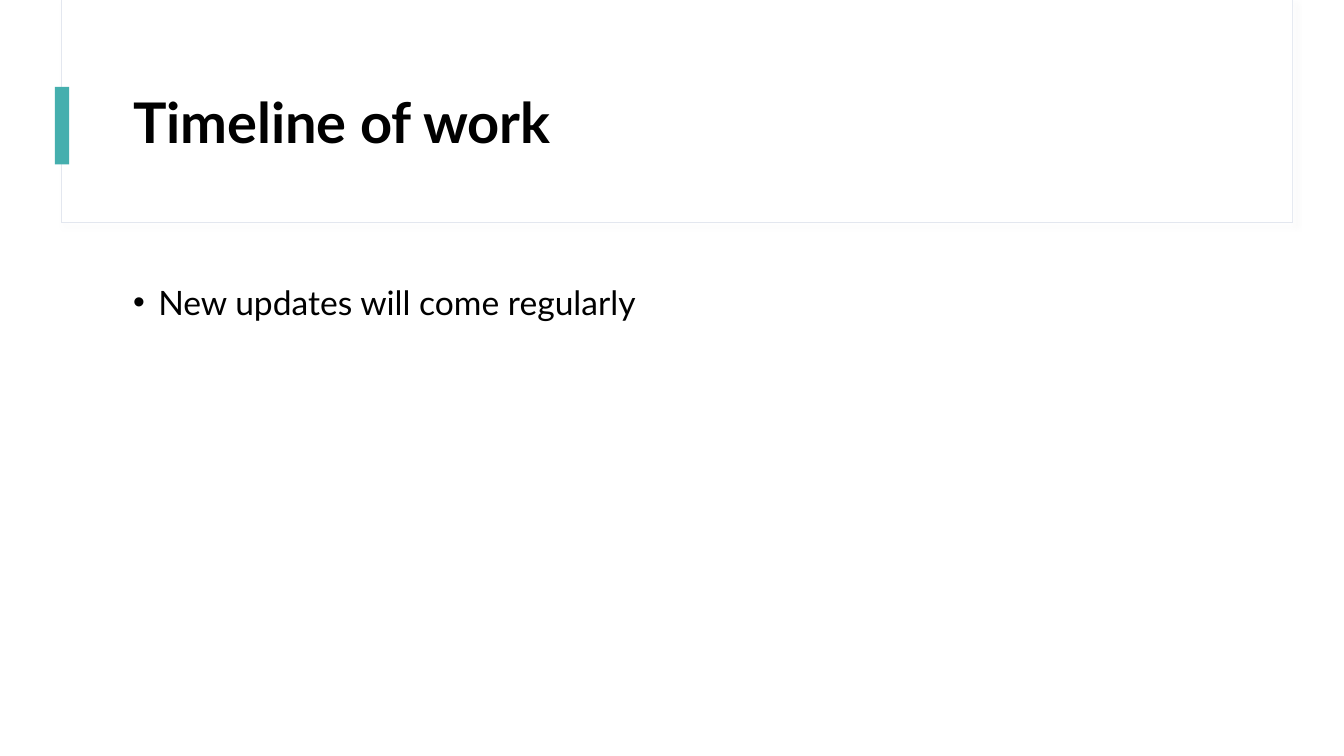
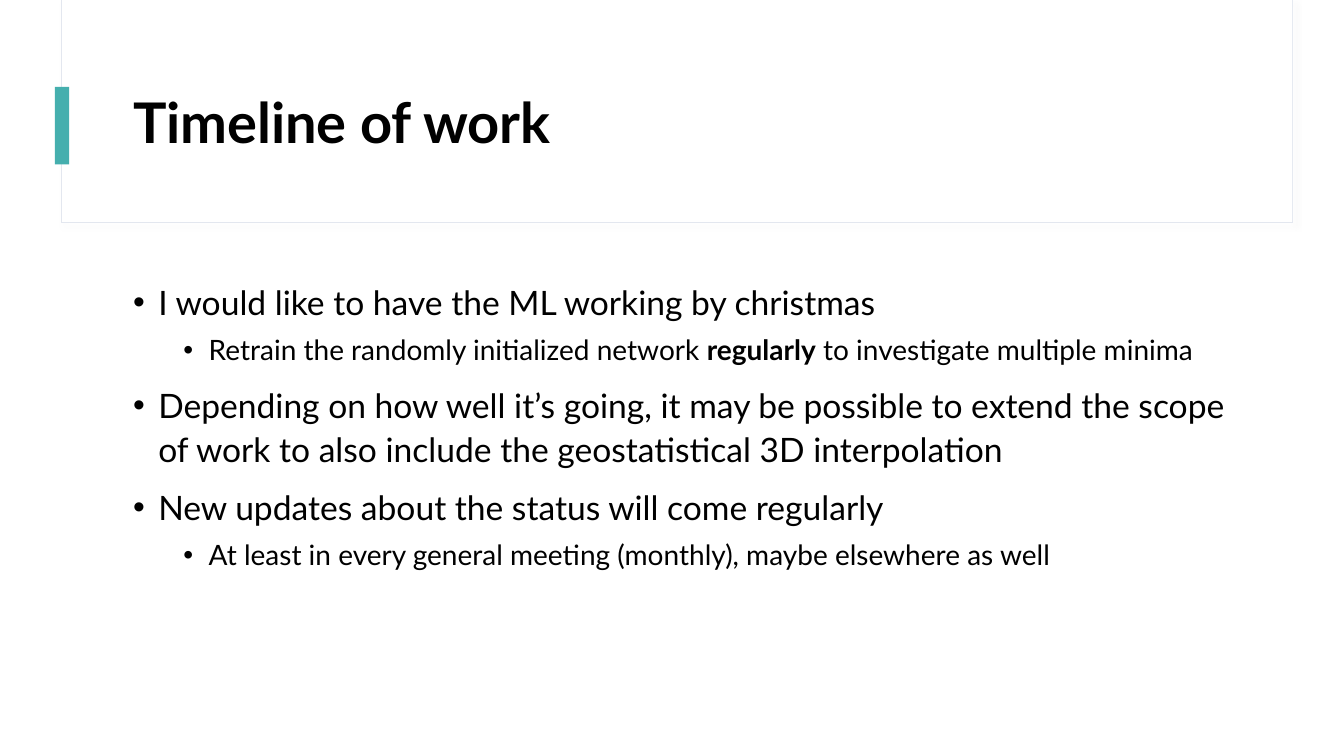
Before and after one commit to sjurmsc/MSC2023, a slide deck: slide 8 of Meeting Presentations/01.09.2022_Meeting.pptx (slide 6 before the commit). Drawn at 1344x756 pixels with LibreOffice and Linux fonts; fonts in the diff are those of the drawing. Boxes give left, top, right and bottom in pixels: in the first picture for what was removed or moved away, otherwise in the second. Text is boxed around its words. In the diff, an @@ line names an element or a change of style, - is before the commit and + after.

Commit message:
More or less finished first meeting presentation

```diff
--- a/Meeting Presentations/01.09.2022_Meeting.pptx
+++ b/Meeting Presentations/01.09.2022_Meeting.pptx
@@ text at (158,290,1224,570): text changed @@
-• New updates will come regularly
+• I would like to have the ML working by christmas
+  • Retrain the randomly initialized network regularly to investigate multiple minima
+• Depending on how well it’s going, it may be possible to extend the scope of work to also include the geostatistical 3D interpolation
+• New updates about the status will come regularly
+  • At least in every general meeting (monthly), maybe elsewhere as well
```
Also in this commit, not shown: 9 other slides changed, 4 slides added.
